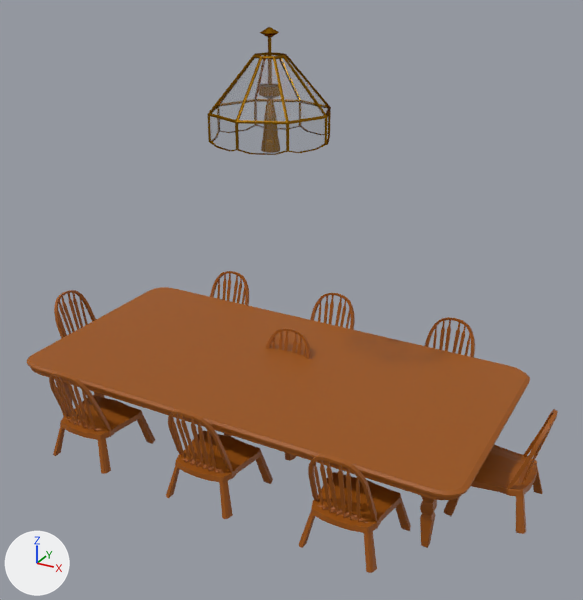
The Blender file Assets/Art/Furniture/Kitchen/Lights.blend, before and after one commit.
Rendered twice from a 50 mm camera at (46.7, -80.0, 60.0) aimed at (3.2, -0.9, 20.4). Arrows for +X, +Y and +Z are at lower left; the lights stay in place.

The scene before the commit, as lines of its bpy script (objects in view):
```python
me_circle_001 = bpy.data.meshes.new('Circle.001')
me_circle_001.from_pydata(...)  # 441 vertices, 397 faces; spans x -7.22..7.22, y -7.22..7.22, z -4.52..9.05
me_circle_001.materials.append(mat_brass)  # brown #9e6e14
me_circle_002 = bpy.data.meshes.new('Circle.002')
me_circle_002.from_pydata(...)  # 96 vertices, 32 faces; spans x -6.96..6.96, y -6.96..6.96, z -3.3..6.0
me_circle_002.materials.append(mat_glass)  # white #e7e7e7
ob_chandelier_glass = bpy.data.objects.new('Chandelier_Glass', me_circle_002)
ob_chandelier_glass.parent = ob_chandelier_metal
ob_chandelier_glass.matrix_parent_inverse = Matrix(((1.0, 0.0, 0.0, 0.0), (0.0, 1.0, 0.0, 0.0), (0.0, 0.0, 1.0, -44.53), (0.0, 0.0, 0.0, 1.0)))
ob_chandelier_glass.location = (0.0, 0.0, 44.53)
ob_chandelier_metal = bpy.data.objects.new('Chandelier_Metal', me_circle_001)
ob_chandelier_metal.location = (0.0, 0.0, 42.8)
ob_collection = bpy.data.objects.new('Collection', None)
ob_collection.location = (0.0, 0.0, 0.0)
ob_collection.instance_type = 'COLLECTION'
ob_collection.instance_collection = col_collection_001
```
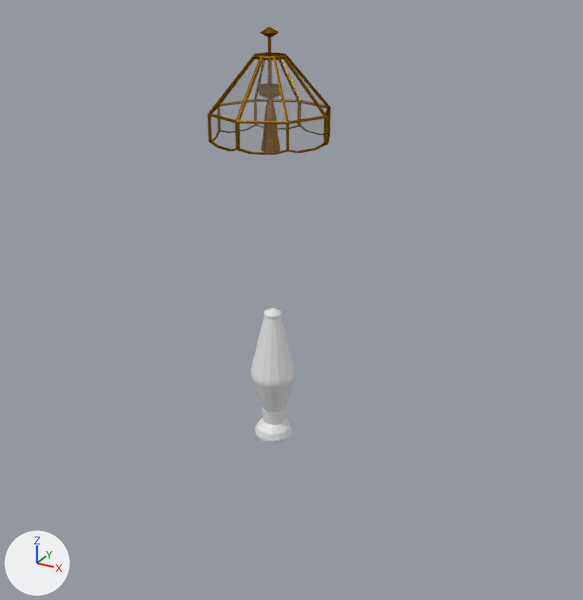
What differs and where, as boxes (x1, y1, x2, y2) in the pictures (583 x 600 px):
'Collection', hidden
    before: (27, 271, 558, 573)
'Lava_Lamp', added
    after: (251, 308, 296, 442)
part 1 of me_circle_001, cut back (brown)
    before: (207, 28, 277, 151)

Edits to the bpy script that builds the scene:
```text
Change me_circle_001:
    used by ob_chandelier_metal; location = (0.0, 0.0, 42.8)
    remove me_circle_001.from_pydata(...)  # 441 vertices, 397 faces; spans x -7.22..7.22, y -7.22..7.22, z -4.52..9.05
    add me_circle_001.from_pydata(...)  # 324 vertices, 304 faces; spans x 0.0..7.22, y -7.22..7.22, z -4.52..9.05
    me_circle_001 part 1
    187 vertices are removed from x -7.22..-0.09, y -7.15..7.15, z -4.52..9.05
    201 faces are deleted
    2 vertices move from x -1.16, y -1.16..1.16, z 6.0 to x 0.0, y -1.6..1.6, z 5.86
    62 vertices are added at x 0.0..6.9, y -6.82..6.83, z -3.31..5.95
    8 new vertices lie (0.0, 0.0, 2.75) away from vertices in x 0.17..6.87, y -6.79..6.79, z -2.84
    108 new faces join them
Add me_circle:
    me_circle.from_pydata(...)  # 418 vertices, 416 faces; spans x -2.9..2.9, y -2.9..2.9, z -0.1..18.2
Change ob_collection:
    add ob_collection.hide_set(True)
Add ob_lava_lamp:
    ob_lava_lamp = bpy.data.objects.new('Lava_Lamp', me_circle)
    ob_lava_lamp.location = (0.0, 0.0, 0.0)
```
